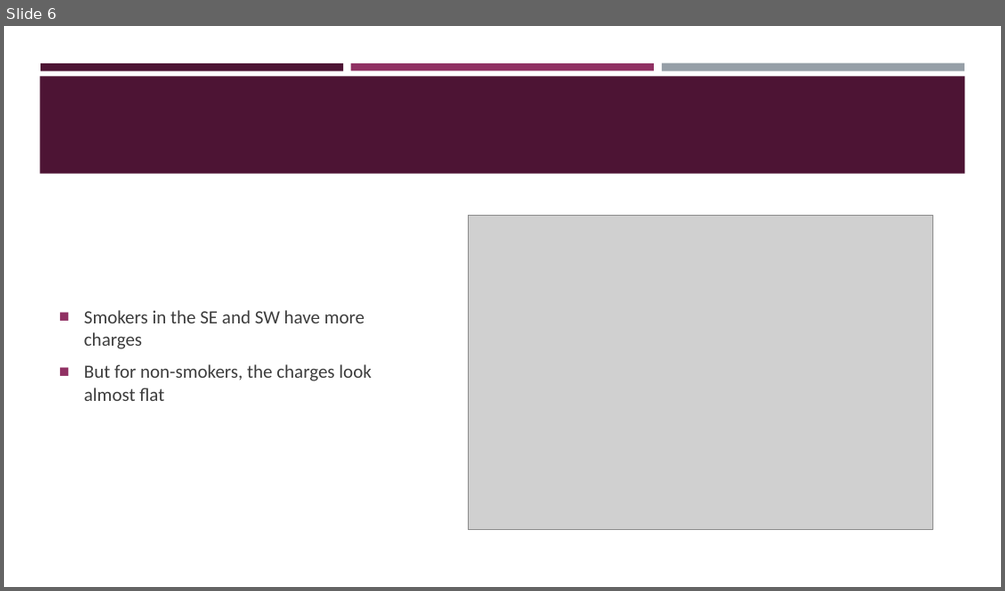
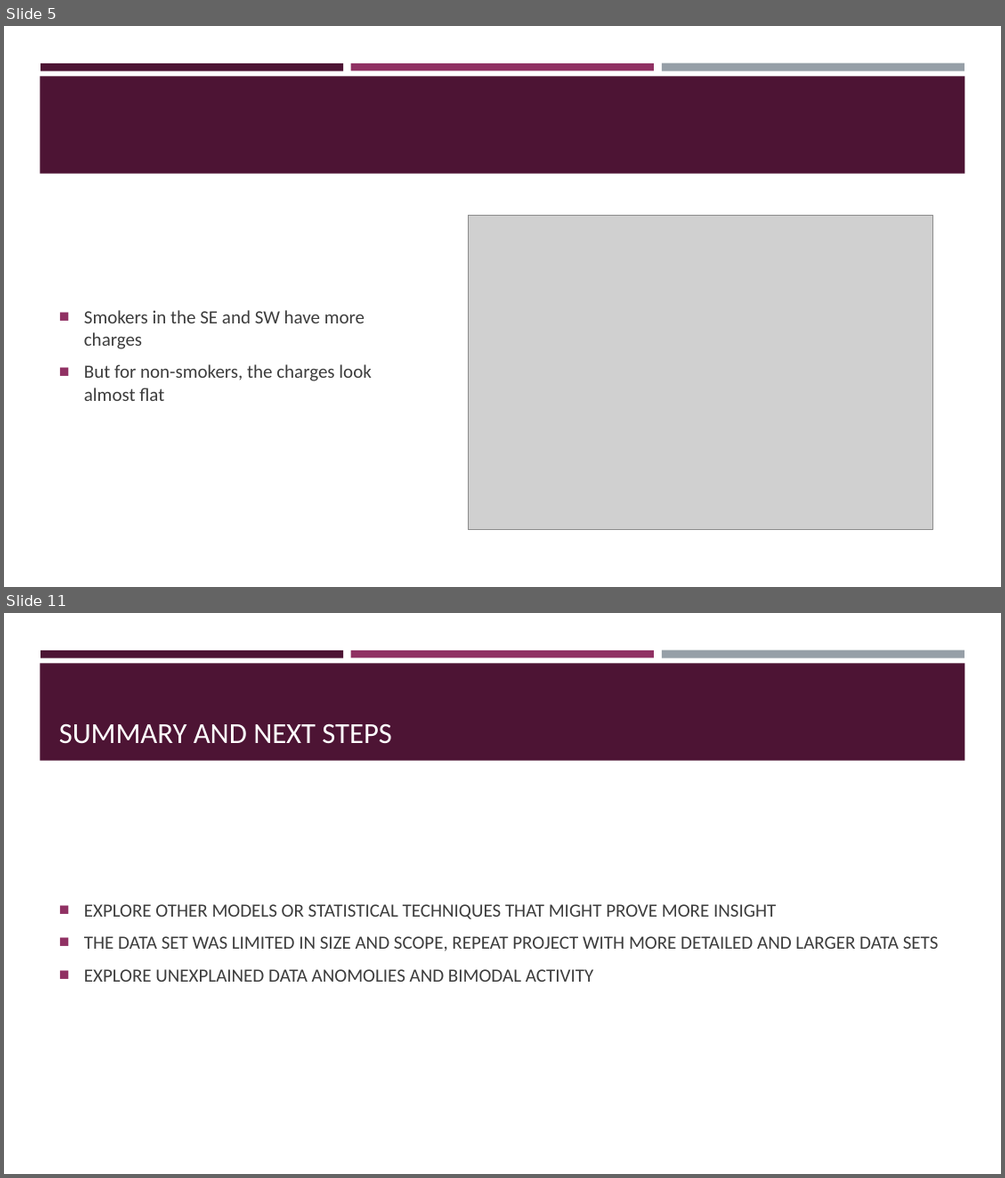
Before and after one commit to Dewalk/final_capstone, a slide deck: Presentation6.pptx. Shown one above the other, each under a label of ours: slide 6 before the commit, slides 5 and 11 after it; the slides between them are not shown. The pictures are 1005x591 and 1005x1178 pixels, drawn with LibreOffice and Linux fonts; fonts in the diff are those of the drawing; grey boxes stand for pictures. Boxes give left, top, right and bottom in pixels: in the first picture for what was removed or moved away, otherwise in the second. Text is boxed around its words. In the diff, an @@ line names an element or a change of style, - is before the commit and + after.

```diff
--- a/Presentation6.pptx
+++ b/Presentation6.pptx
@@ slide 11 added at bbox=[4, 613, 1001, 1174], background #FFFFFF; not listed: 4 template elements that a slide beside it also shows @@
@@ title added at bbox=[59, 723, 391, 744], 28 pt, text #FFFFFF @@
+SUMMARY AND NEXT STEPS
@@ text added at bbox=[84, 904, 938, 981], 18 pt, text #3D3D3D @@
+■ EXPLORE OTHER MODELS OR STATISTICAL TECHNIQUES THAT MIGHT PROVE MORE INSIGHT
+■ THE DATA SET WAS LIMITED IN SIZE AND SCOPE, REPEAT PROJECT WITH MORE DETAILED AND LARGER DATA SETS
+■ EXPLORE UNEXPLAINED DATA ANOMOLIES AND BIMODAL ACTIVITY
@@ what was slide 6 is now slide 5 @@
```
Also in this commit, not shown: 5 slides changed, 4 other slides added, 4 slides removed, 9 other files.
